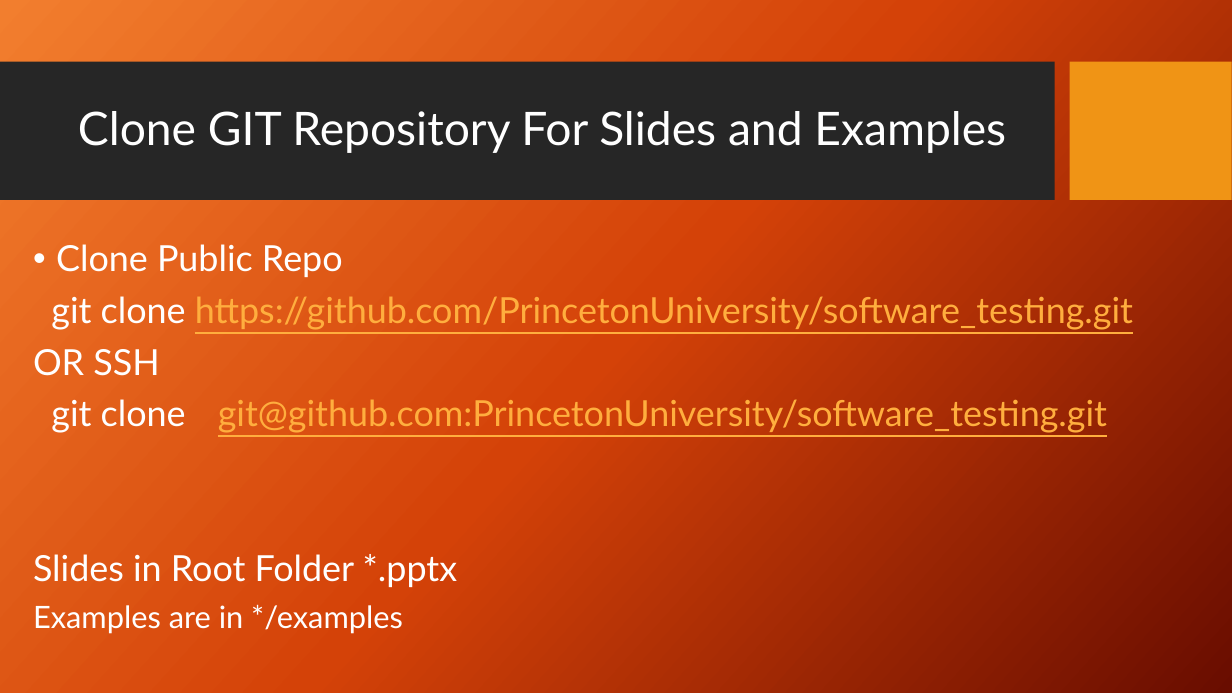
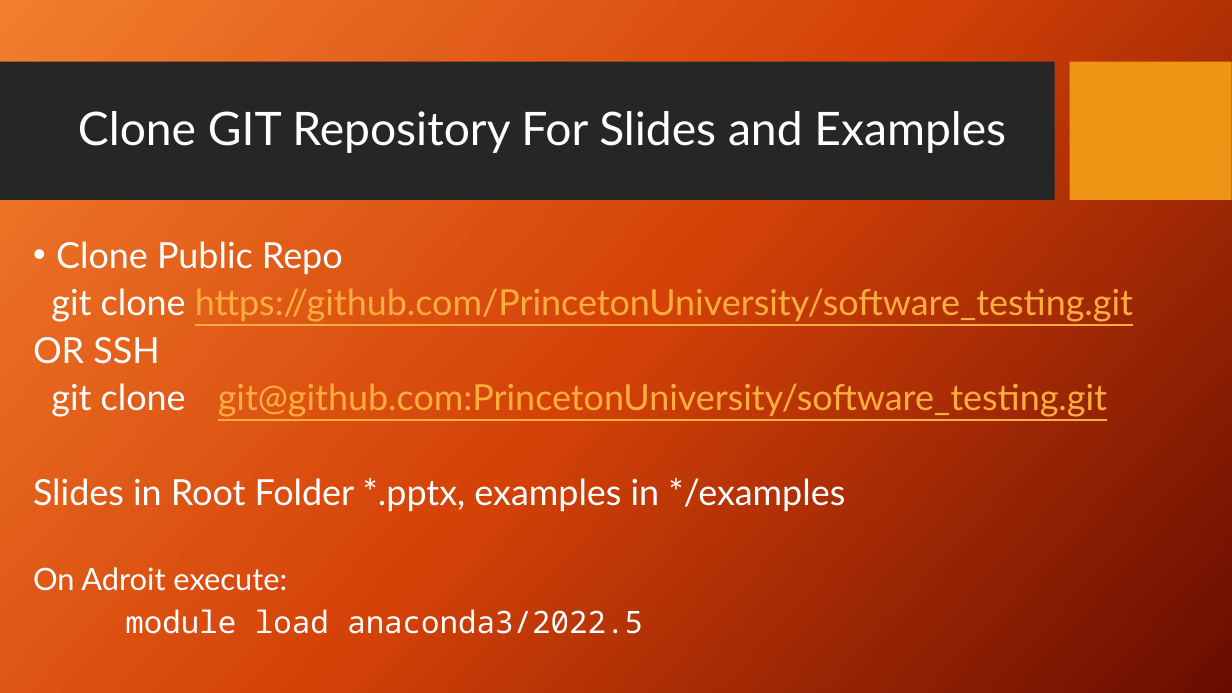
Before and after one commit to PrincetonUniversity/software_testing, a slide deck: slide 3 of UnitTestingSlides.pptx. Drawn at 1232x693 pixels with LibreOffice and Linux fonts; fonts in the diff are those of the drawing; background and template pictures are left out. Boxes give left, top, right and bottom in pixels: in the first picture for what was removed or moved away, otherwise in the second. Text is boxed around its words. In the diff, an @@ line names an element or a change of style, - is before the commit and + after.

```diff
--- a/UnitTestingSlides.pptx
+++ b/UnitTestingSlides.pptx
@@ text at box(33, 241, 1133, 417): line spacing 0.9 to 0.8 @@
@@ text at box(33, 478, 845, 634): text changed @@
-Slides in Root Folder *.pptx
-Examples are in */examples
+Slides in Root Folder *.pptx, examples in */examples
+On Adroit execute:
+module load anaconda3/2022.5
```
Also in this commit, not shown: 2 other slides changed, 1 slide added.
